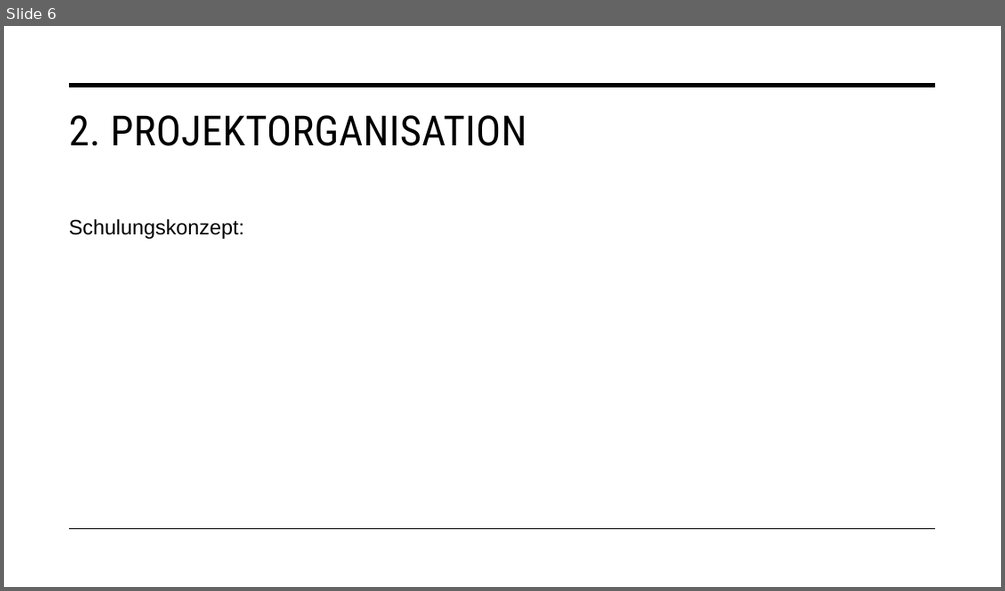
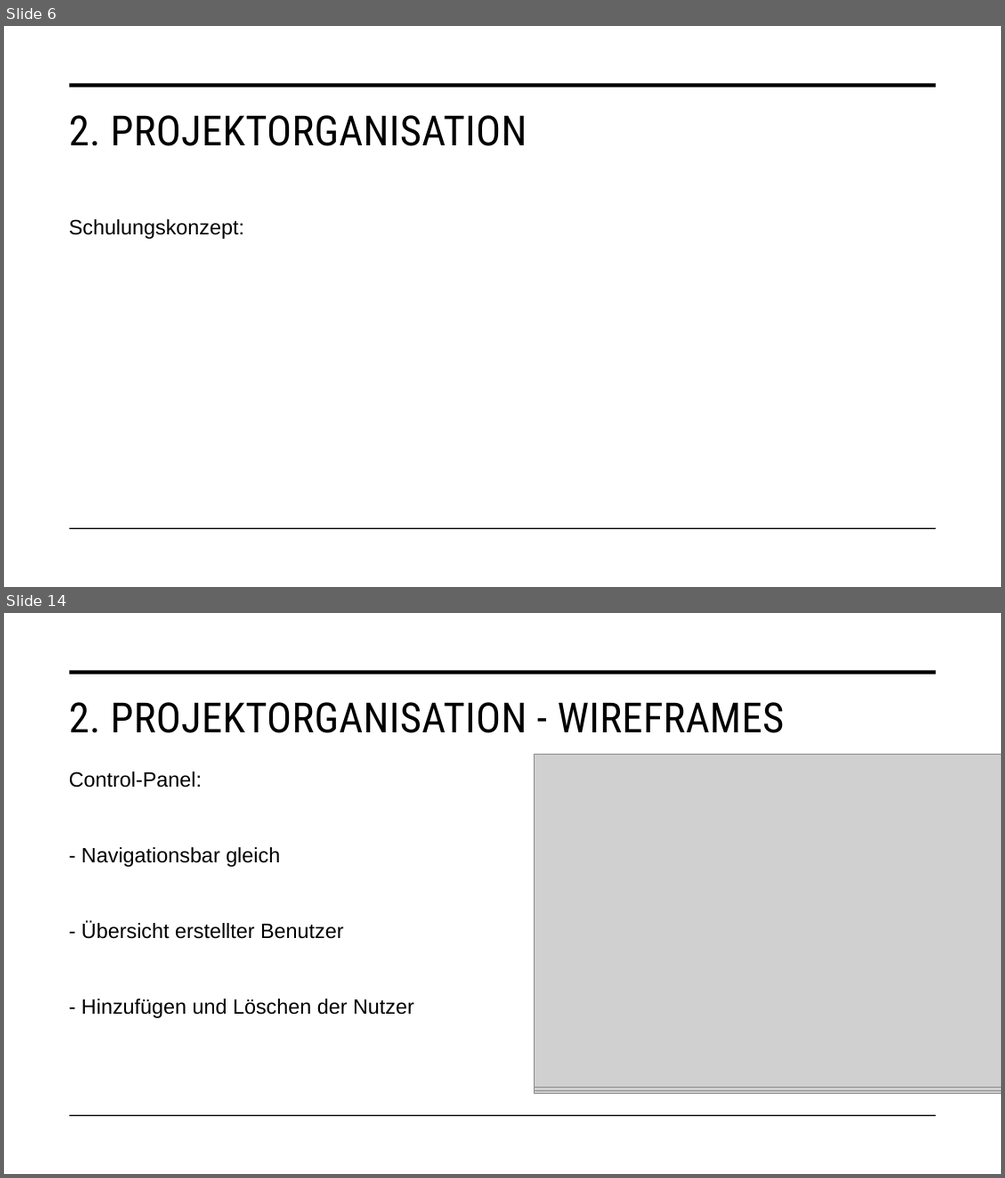
Before and after one commit to malu254/Eifrige-Otter-PM, a slide deck: Abgabe/Dokumentation/Präsentation.pptx. Shown one above the other, each under a label of ours: slide 6 before the commit, slides 6 and 14 after it; the slides between them are not shown. The pictures are 1005x591 and 1005x1178 pixels, drawn with LibreOffice and Linux fonts; fonts in the diff are those of the drawing; grey boxes stand for pictures. Boxes give left, top, right and bottom in pixels: in the first picture for what was removed or moved away, otherwise in the second. Text is boxed around its words. In the diff, an @@ line names an element or a change of style, - is before the commit and + after.

```diff
--- a/Abgabe/Dokumentation/Präsentation.pptx
+++ b/Abgabe/Dokumentation/Präsentation.pptx
@@ slide 14 added at <box>4,613,1001,1174</box>, background #FFFFFF; not listed: 2 template elements that a slide beside it also shows @@
@@ title added at <box>69,702,785,733</box>, 40 pt, text #000000 @@
+2. PROJEKTORGANISATION - WIREFRAMES
@@ text added at <box>69,771,414,1018</box>, 20 pt, text #000000 @@
+Control-Panel:
+- Navigationsbar gleich
+- Übersicht erstellter Benutzer
+- Hinzufügen und Löschen der Nutzer
@@ picture added at <box>534,761,1001,1091</box> @@
@@ picture added at <box>534,761,1001,1093</box> @@
@@ picture added at <box>534,757,1001,1090</box> @@
@@ picture added at <box>534,755,1001,1087</box> @@
```
Also in this commit, not shown: 4 slides changed, 9 other slides added, 9 other files.
